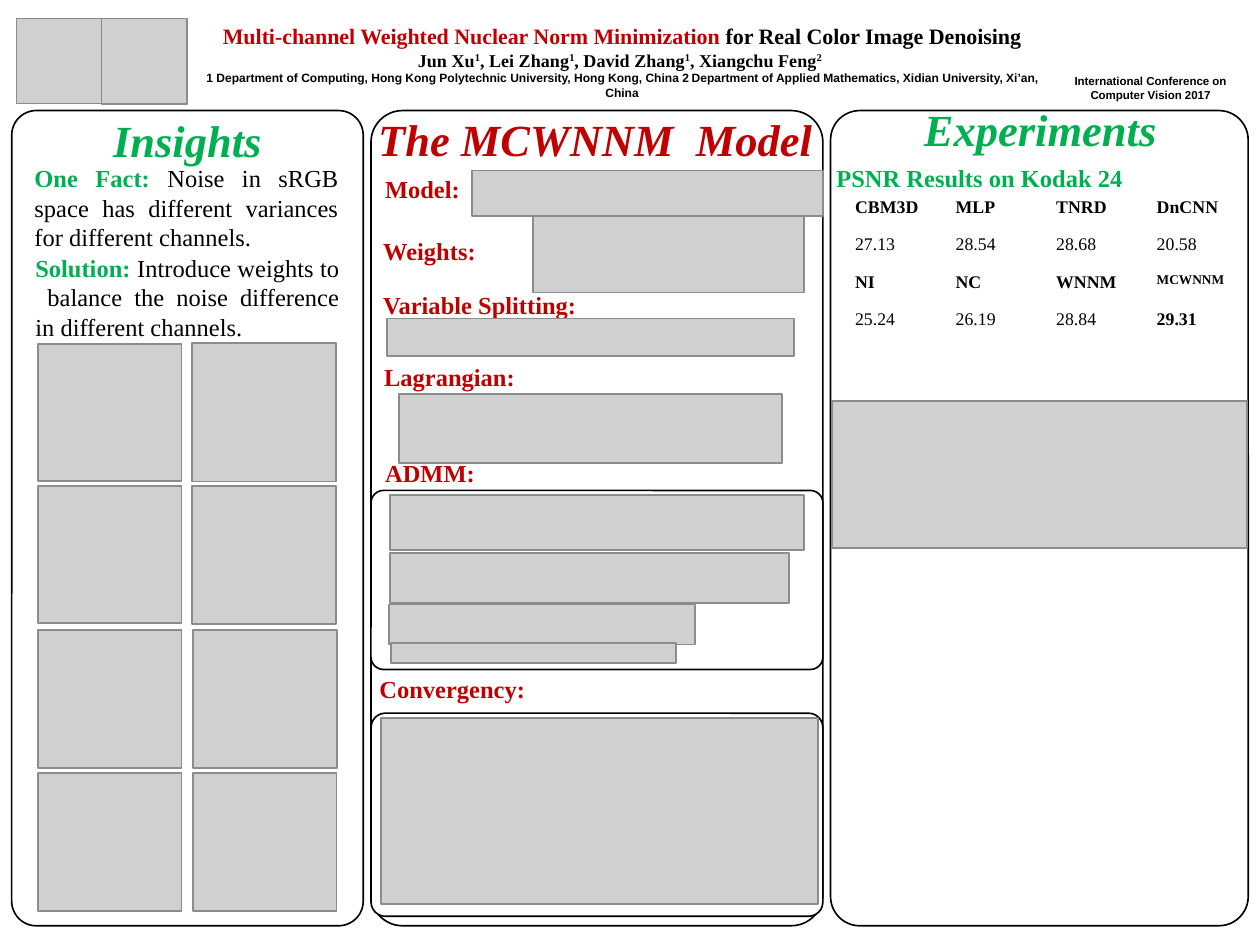
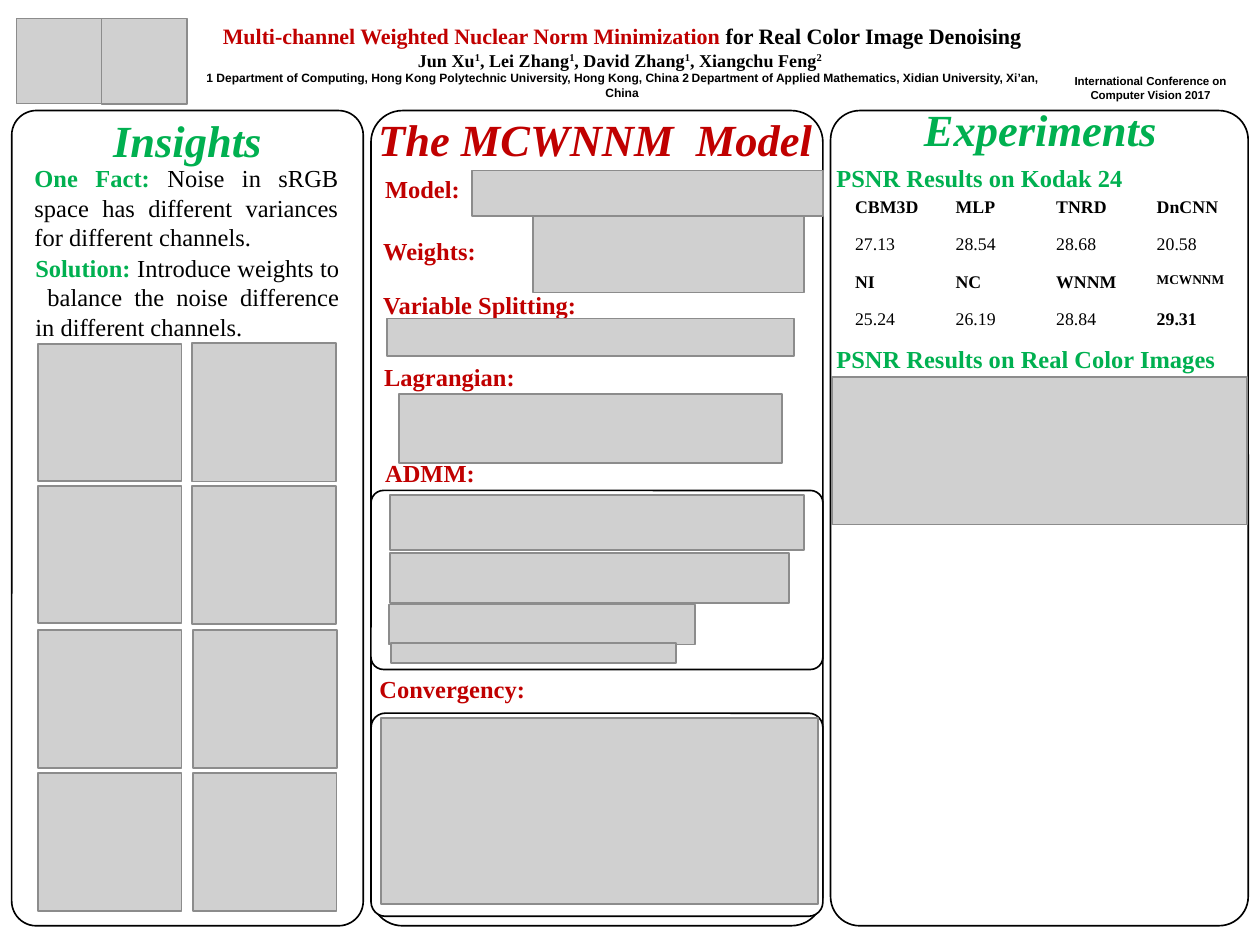
Before and after one commit to csjunxu/ICCV2017_PAPER1, a slide deck: slide 1 of iccv17_poster_template.pptx. Drawn at 1260x945 pixels with LibreOffice and Linux fonts; fonts in the diff are those of the drawing; grey boxes stand for pictures; background and template pictures are left out. Boxes give left, top, right and bottom in pixels: in the first picture for what was removed or moved away, otherwise in the second. Text is boxed around its words. In the diff, an @@ line names an element or a change of style, - is before the commit and + after.

```diff
--- a/iccv17_poster_template.pptx
+++ b/iccv17_poster_template.pptx
@@ text added at [836,351,1215,374], 11 pt, text #00B050, bold @@
+PSNR Results on Real Color Images
@@ picture: place and size @@
-picture at [833,402,1247,549]
+picture at [833,378,1247,525]
```
